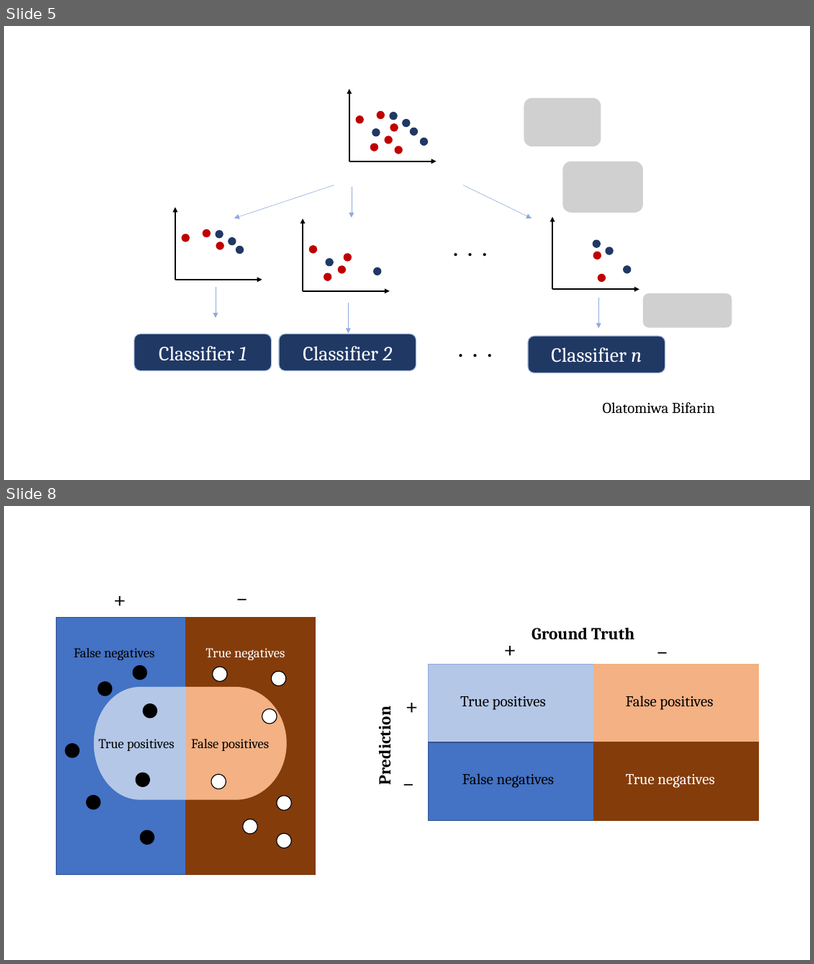
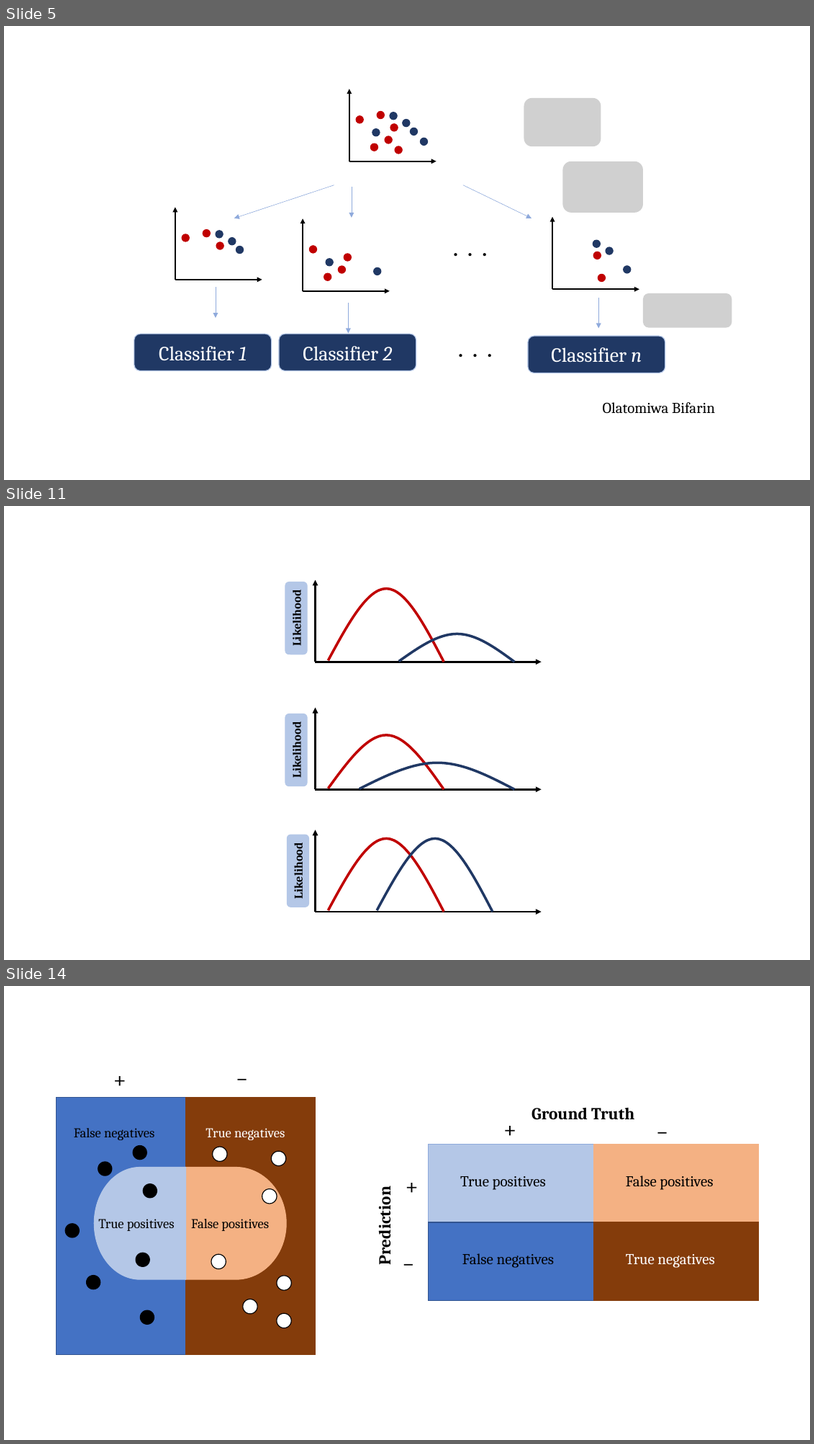
Before and after one commit to obifarin/machine-learning.ainotes, a slide deck: datasets/random_forest/trees_forest.pptx. Shown one above the other, each under a label of ours: slides 5 and 8 before the commit, slides 5, 11 and 14 after it; the slides between them are not shown. The pictures are 814x964 and 814x1444 pixels, drawn with LibreOffice and Linux fonts; fonts in the diff are those of the drawing; grey boxes stand for pictures. Boxes give left, top, right and bottom in pixels: in the first picture for what was removed or moved away, otherwise in the second. Text is boxed around its words. In the diff, an @@ line names an element or a change of style, - is before the commit and + after.

```diff
--- a/datasets/random_forest/trees_forest.pptx
+++ b/datasets/random_forest/trees_forest.pptx
@@ slide 11 added at [4,506,810,960], background #FFFFFF @@
@@ rounded rectangle added at [286,582,307,654], fill #B4C7E7, outline #B4C7E7 1 pt, 14 pt, text #000000, bold @@
+Likelihood
@@ arrow added from (316, 662) to (316, 580), #000000 2.25 pt @@
@@ freeform shape added at [328,588,444,662], outline #C00000 3 pt @@
@@ freeform shape added at [399,633,514,662], outline #203864 3 pt @@
@@ arrow added from (316, 662) to (542, 662), #000000 2.25 pt @@
@@ rounded rectangle added at [286,714,307,786], fill #B4C7E7, outline #B4C7E7 1 pt, 14 pt, text #000000, bold @@
+Likelihood
@@ arrow added from (316, 789) to (316, 708), #000000 2.25 pt @@
@@ freeform shape added at [328,735,444,789], outline #C00000 3 pt @@
@@ freeform shape added at [360,762,515,789], outline #203864 3 pt @@
@@ arrow added from (316, 789) to (542, 789), #000000 2.25 pt @@
@@ rounded rectangle added at [288,835,309,907], fill #B4C7E7, outline #B4C7E7 1 pt, 14 pt, text #000000, bold @@
+Likelihood
@@ arrow added from (316, 911) to (316, 830), #000000 2.25 pt @@
@@ freeform shape added at [328,838,444,911], outline #C00000 3 pt @@
@@ freeform shape added at [377,838,493,911], outline #203864 3 pt @@
@@ arrow added from (316, 911) to (542, 911), #000000 2.25 pt @@
@@ what was slide 8 is now slide 14 @@
```
Also in this commit, not shown: 6 other slides added, 1 slide removed, 5 other files.
